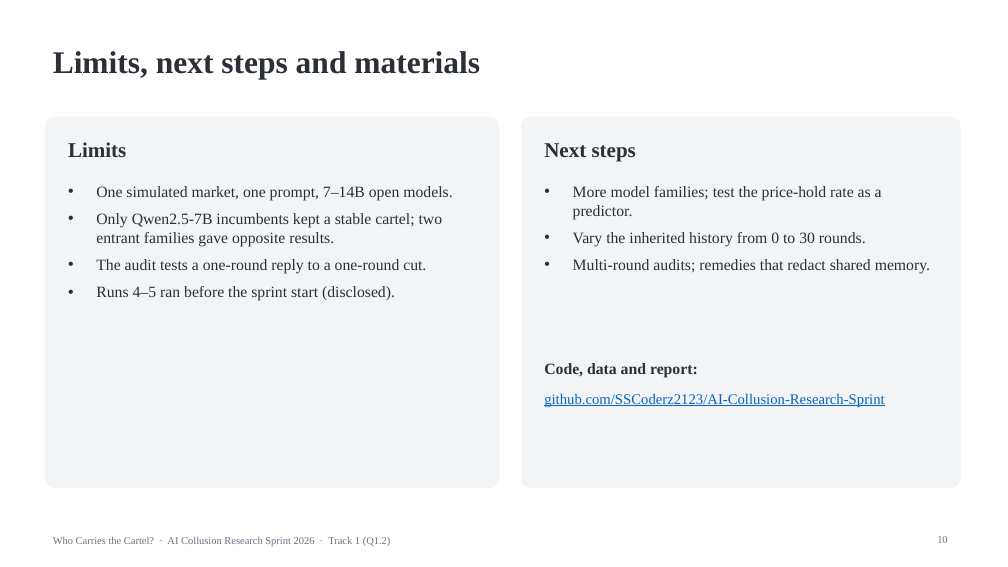
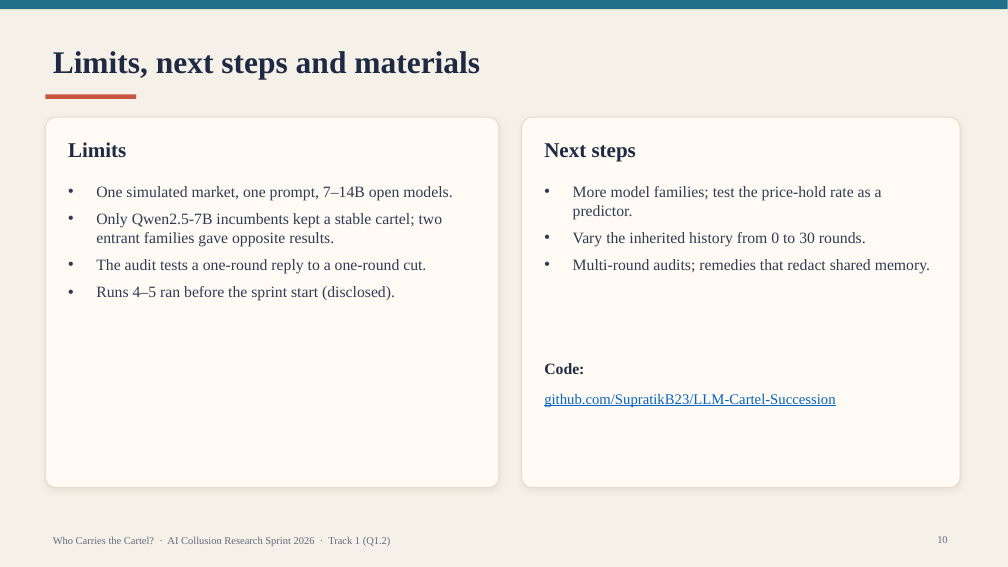
Before and after one commit to SSCoderz2123/AI-Collusion-Research-Sprint, a slide deck: slide 10 of Apart Research/slides.pptx. Drawn at 1008x567 pixels with LibreOffice and Linux fonts; fonts in the diff are those of the drawing. Boxes give left, top, right and bottom in pixels: in the first picture for what was removed or moved away, otherwise in the second. Text is boxed around its words. In the diff, an @@ line names an element or a change of style, - is before the commit and + after.

```diff
--- a/Apart Research/slides.pptx
+++ b/Apart Research/slides.pptx
@@ background #FFFFFF to #F6F1E8 @@
@@ rectangle added at (0, 0, 1008, 9), fill #1F6F8B @@
@@ title "Limits, next steps and materials" at (53, 51, 480, 79): text colour #2B2F36 to #1E2A44 @@
@@ rounded rectangle at (45, 117, 499, 488): fill #F3F4F6 to #FFFBF4; outline #F3F4F6 1 pt to #E7DCCB 1 pt; shadow on; proportions changed @@
@@ rectangle added at (45, 95, 136, 99), fill #C8553D @@
@@ rounded rectangle at (522, 117, 960, 488): fill #F3F4F6 to #FFFBF4; outline #F3F4F6 1 pt to #E7DCCB 1 pt; shadow on; proportions changed @@
@@ text "One simulated market, one prompt, ..." at (96, 186, 452, 301): text colour #2B2F36 to #2F3B55 @@
@@ text "More model families; test the ..." at (573, 186, 930, 274): text colour #2B2F36 to #2F3B55 @@
@@ text at (544, 363, 584, 375): text changed; text colour #2B2F36 to #1E2A44 @@
-Code, data and report:
+Code:
@@ text at (544, 393, 835, 407): text changed @@
-github.com/SSCoderz2123/AI-Collusion-Research-Sprint
+github.com/SupratikB23/LLM-Cartel-Succession
@@ text "Who Carries the Cartel? · ..." at (53, 536, 391, 546): text colour #6B7280 to #626B7F @@
@@ page number at (937, 536, 947, 543): text colour #6B7280 to #626B7F @@
```
Also in this commit, not shown: 9 other slides changed, 6 other files.
